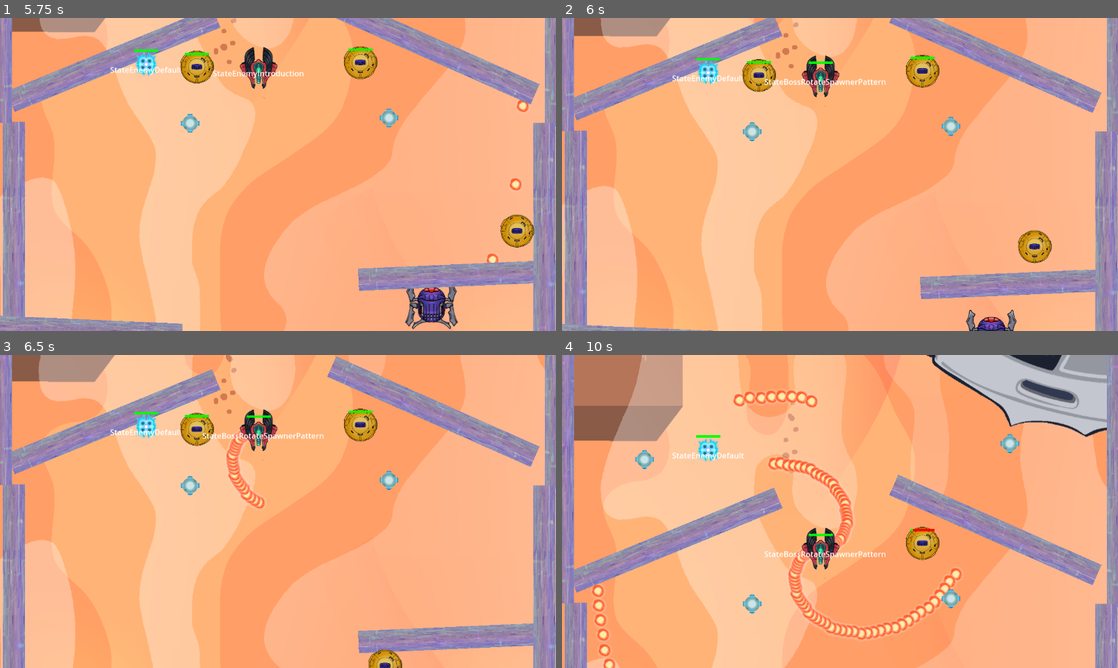
Above: before the commit, frames 1-4 (two rows, left to right).
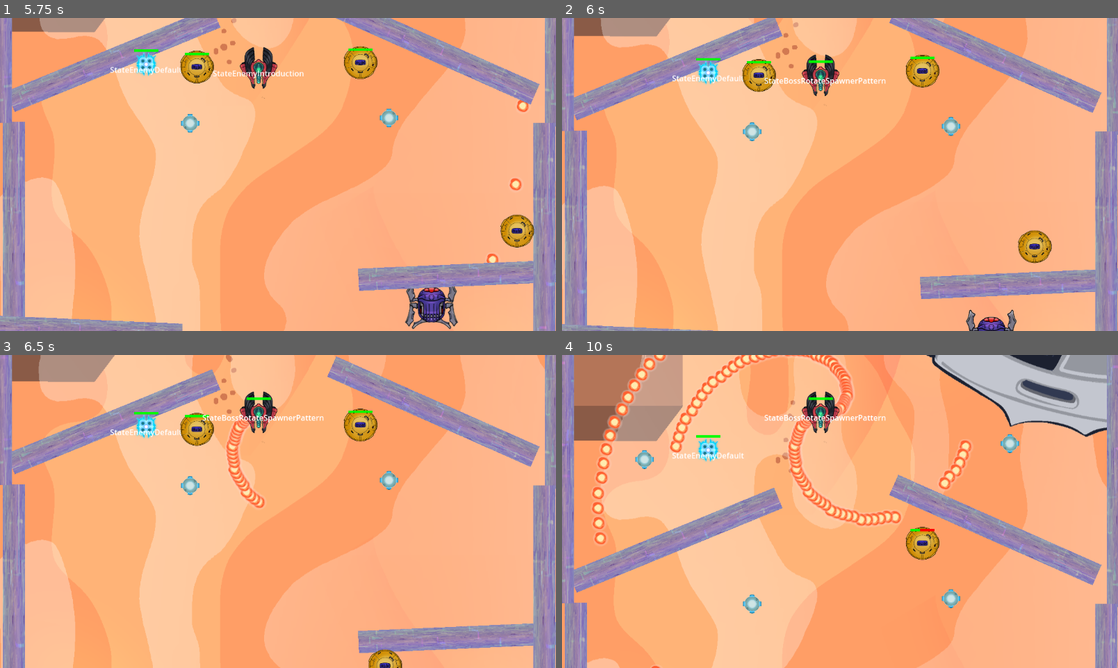
Above: after the commit, the same moments.

Repository: Jagholin/bullethell_jam_entry
Game: Godot game, scene res://scenes/main.tscn
The game is run twice, just before and just after one commit, with the same random seed, the same clock (stepped at 60 frames per second) and the same inputs.
Inputs:
- Up to frame 1 (5.75 s): click "New game" at 0.5 s; hold Right (right) 1.28-2.03 s; hold Space (fire) 1.28-2.03 s; hold S (down) 2.03-2.78 s; tap Space (fire) at 2.1, 3.6, 5.1 s; hold Right (right) 2.78-3.53 s; hold Space (fire) 2.78-3.53 s; hold W (up) 3.53-4.28 s; hold Space (fire) 4.28-5.03 s; hold A (left) from 4.28 s (still down)
- Up to frame 2 (6 s): release A (left) at 5.78 s; hold S (down) from 5.78 s (still down); hold Space (fire) from 5.78 s (still down)
- Up to frame 3 (6.5 s): keep holding S (down); keep holding Space (fire)
- Up to frame 4 (10 s): release S (down) at 6.53 s; release Space (fire) at 6.53 s; hold Right (right) 6.53-7.28 s; tap Space (fire) at 6.6, 8.1, 9.6 s; hold W (up) 7.28-8.03 s; hold Space (fire) 7.28-8.03 s; hold Right (right) 8.03-8.78 s; hold S (down) 8.78-9.53 s; hold Space (fire) 8.78-9.53 s; hold A (left) from 9.53 s (still down)

Frame 1 is identical in both runs. In frame 2, 0.5% of the frame differs, in the area x 36-59%, y 11-29%; in frame 3, 1.8%; in frame 4, 8.2%, in the area x 5-74%, y 0-100%.
Error before the commit: Invalid access to property or key 'level_scroll_speed' on a base object of type 'Node2D (main.gd)'. (res://scripts/states/state_boss_base.gd:7)

Commit message:
implement LevelProvider similar to PlayerProvider

Diff:
--- a/project.godot
+++ b/project.godot
@@ -19,6 +19,7 @@
 
 Global="*res://scripts/global.gd"
 PlayerProvider="*res://scripts/player_provider.gd"
+LevelProvider="*res://scripts/level_provider.gd"
 
 [display]
 
--- a/scripts/level_logic/base_level.gd
+++ b/scripts/level_logic/base_level.gd
@@ -7,6 +7,9 @@
 @export var projectile_parent: Node2D
 ## how many pixels the level should move per second
 @export var level_scroll_speed: float = 70
+
+func _exit_tree():
+	LevelProvider.set_level(null)
 
 func _ready():
 	if camera:
@@ -19,6 +22,7 @@
 		for child in get_children():
 			if child is Enemy:
 				child.projectile_parent = projectile_parent
+	LevelProvider.set_level(self)
 
 func _physics_process(delta):
 	if camera:
--- /dev/null
+++ b/scripts/level_provider.gd
@@ -0,0 +1,22 @@
+extends Node
+
+var level: BaseLevel:
+	set(newValue):
+		if level == newValue:
+			return
+		level = newValue
+		if not level:
+			level_destroyed.emit()
+		else:
+			level_changed.emit(level)
+
+signal level_changed(level: BaseLevel)
+signal level_destroyed
+
+func on_level_initialized(cb: Callable):
+	if not level:
+		await level_changed
+	cb.call(level)
+
+func set_level(newLevel: BaseLevel):
+	level = newLevel
--- a/scripts/scenes/entities/enemy_spawner.gd
+++ b/scripts/scenes/entities/enemy_spawner.gd
@@ -17,10 +17,10 @@
 
 var elapsed: float = 0.0
 
+var current_level: BaseLevel
 
 func _ready():
-	pass
-
+	LevelProvider.on_level_initialized(func(level: BaseLevel): current_level = level)
 
 func _process(delta):
 	if not active:
@@ -35,7 +35,9 @@
 func fire():
 	var new_enemy := enemy.instantiate() as Enemy
 	assert(false, "the following line will break")
-	new_enemy.projectile_parent = get_tree().get_current_scene().get_node("Projectiles")
+	# new_enemy.projectile_parent = get_tree().get_current_scene().get_node("Projectiles")
+	new_enemy.projectile_parent = current_level.projectile_parent
+
 	get_parent().add_child(new_enemy)
 	var tween := create_tween() as Tween
 	new_enemy.global_position = global_position
--- a/scripts/states/state_boss_base.gd
+++ b/scripts/states/state_boss_base.gd
@@ -1,8 +1,13 @@
 extends StateEnemyDefault
 class_name StateBossBase
 
+var current_level: BaseLevel
+
+func _ready():
+	#super._ready()
+	LevelProvider.on_level_initialized(func(level: BaseLevel): current_level = level)
 
 func process_frame(delta: float) -> String:
 	super.process_frame(delta)
-	target.position += Vector2.UP * get_tree().current_scene.level_scroll_speed * delta # this needs to match the level's scrolling speed
+	target.position += Vector2.UP * current_level.level_scroll_speed * delta # this needs to match the level's scrolling speed
 	return ""
--- a/scripts/states/state_boss_mirror.gd
+++ b/scripts/states/state_boss_mirror.gd
@@ -7,6 +7,7 @@
 var player: Player
 
 func _ready():
+	super._ready()
 	PlayerProvider.on_player_initialized(func(p: Player): player = p)
 
 func process_frame(delta: float) -> String:
--- a/scripts/states/state_enemy_disabled.gd
+++ b/scripts/states/state_enemy_disabled.gd
@@ -3,6 +3,12 @@
 
 @export var introduction_delay = 1.0
 @export var block_scrolling = false
+
+var current_level: BaseLevel
+
+func _ready():
+	#super._ready()
+	LevelProvider.on_level_initialized(func(level: BaseLevel): current_level = level)
 
 func get_animation_name() -> String:
 	return "introduction"
@@ -24,4 +30,5 @@
 	spawner.active = true
 
 	if block_scrolling:
-		get_tree().current_scene.level_scroll_speed = 0
+		#get_tree().current_scene.level_scroll_speed = 0
+		current_level.level_scroll_speed = 0
